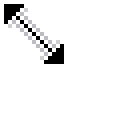
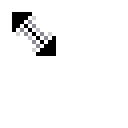
Before/after of a w=128, h=128 layered artwork. What changed in the layer stack:
painted on "HSplit" over bbox(4, 4, 64, 64)
